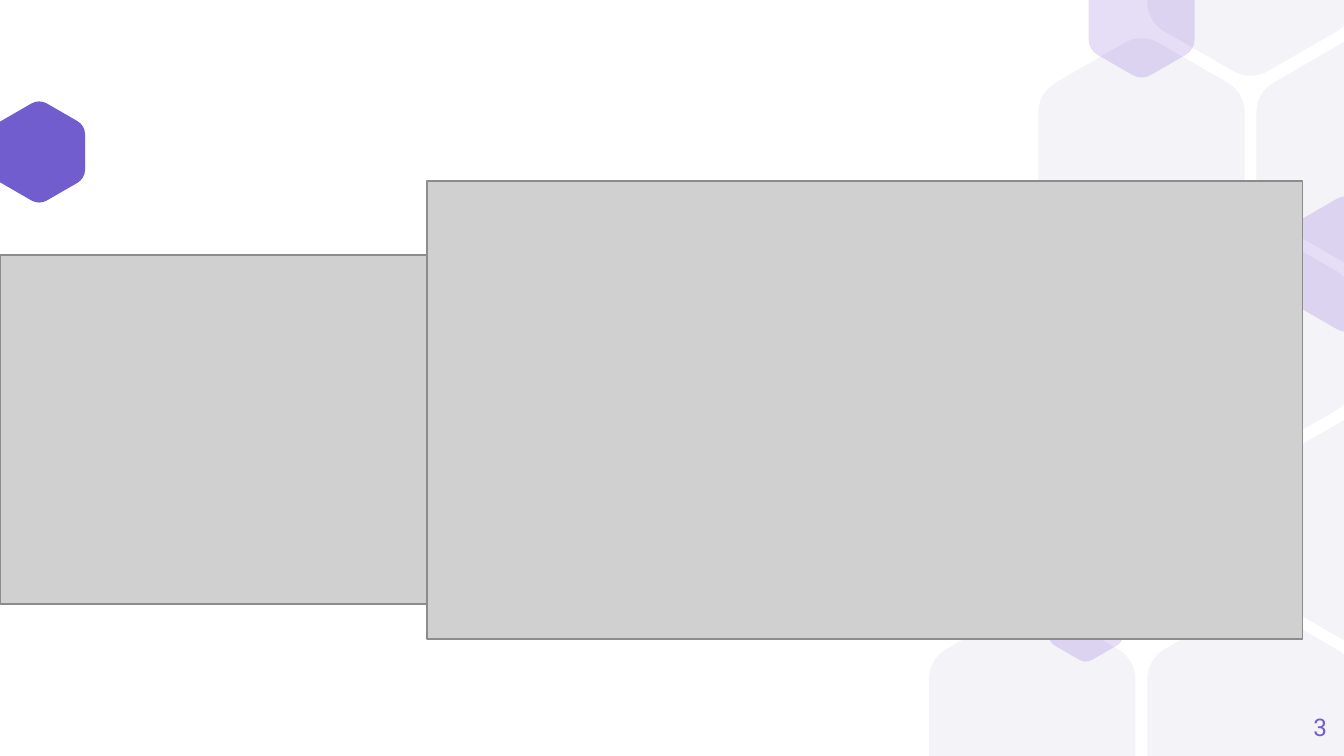
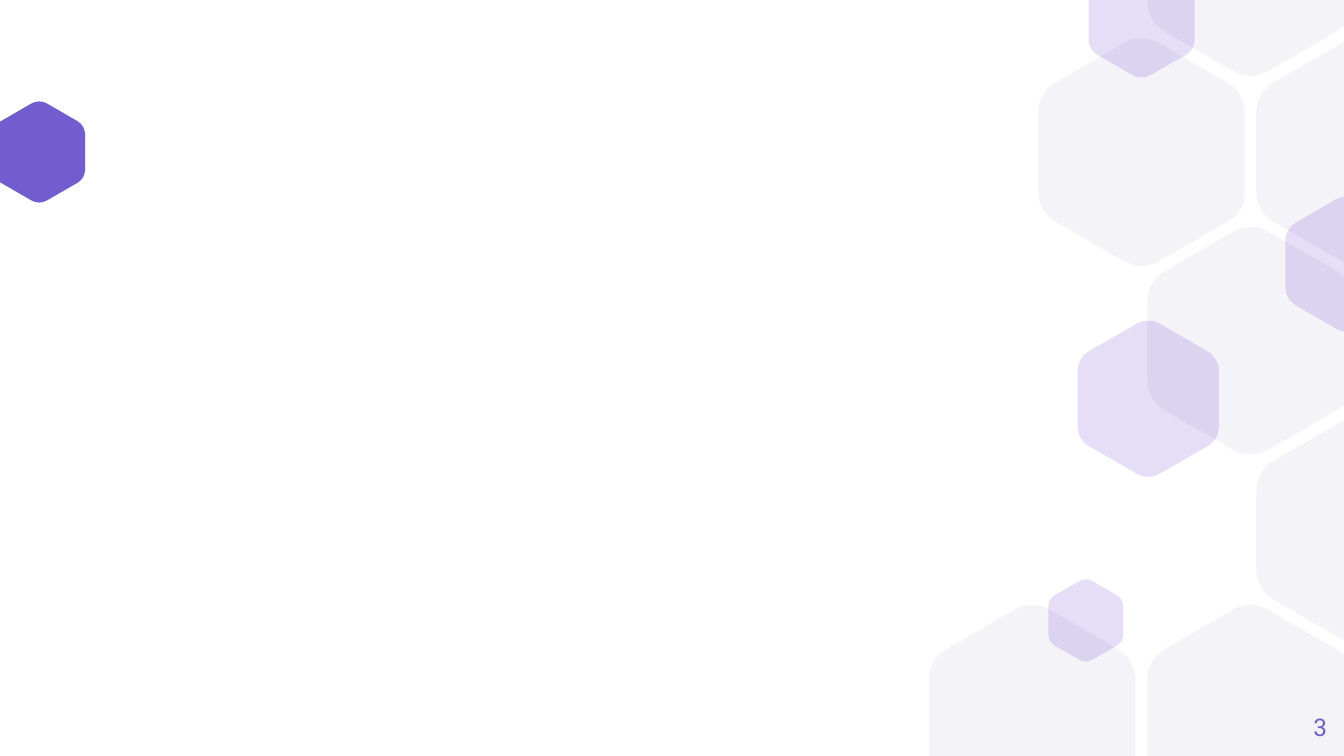
Before and after one commit to Ruthik27/Bed_Rest_and_Order_Services, a slide deck: slide 3 of cust_rev/Customer_Reviews_Report.pptx. Drawn at 1344x756 pixels with LibreOffice and Linux fonts; fonts in the diff are those of the drawing; grey boxes stand for pictures. Boxes give left, top, right and bottom in pixels: in the first picture for what was removed or moved away, otherwise in the second. Text is boxed around its words. In the diff, an @@ line names an element or a change of style, - is before the commit and + after.

```diff
--- a/cust_rev/Customer_Reviews_Report.pptx
+++ b/cust_rev/Customer_Reviews_Report.pptx
@@ picture removed at <box>427,181,1302,640</box> @@
@@ picture removed at <box>0,255,855,605</box> @@
@@ freeform shape added at <box>1078,321,1219,477</box>, fill #5322C9 at 15% opacity @@
```
Also in this commit, not shown: 2 other slides changed, 3 slides added, 3 slides removed, 11 other files.
